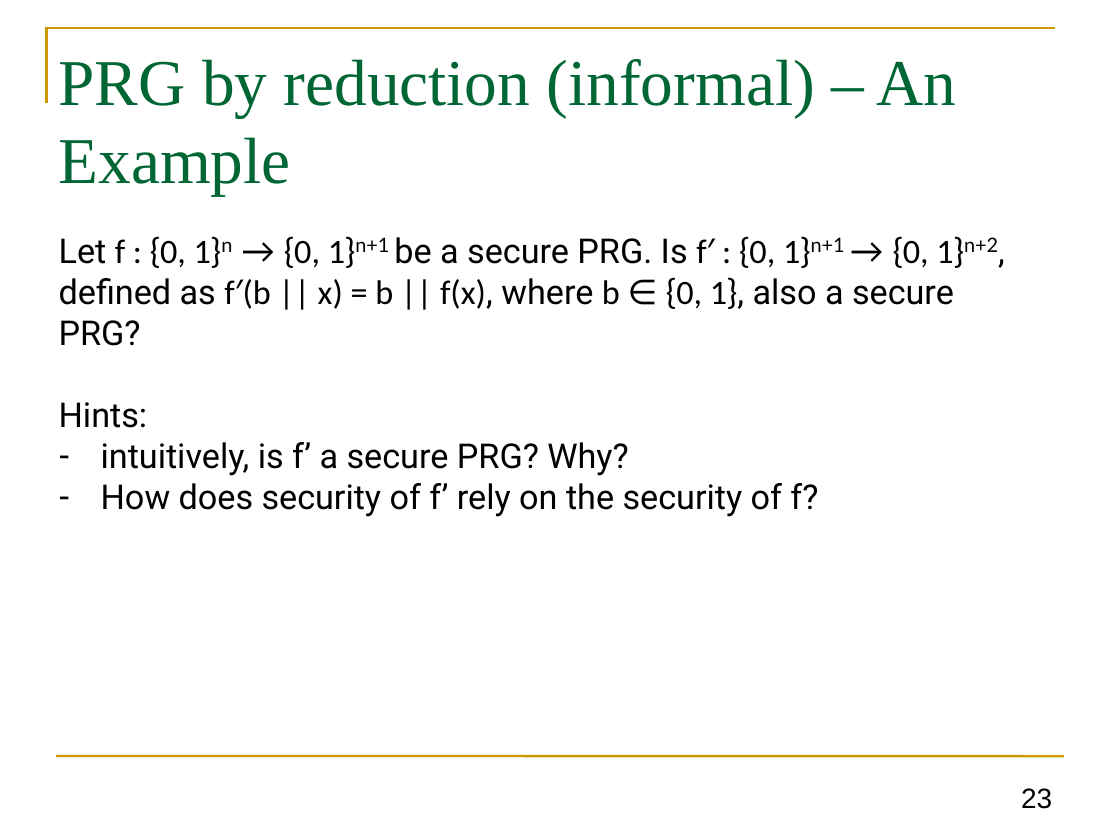
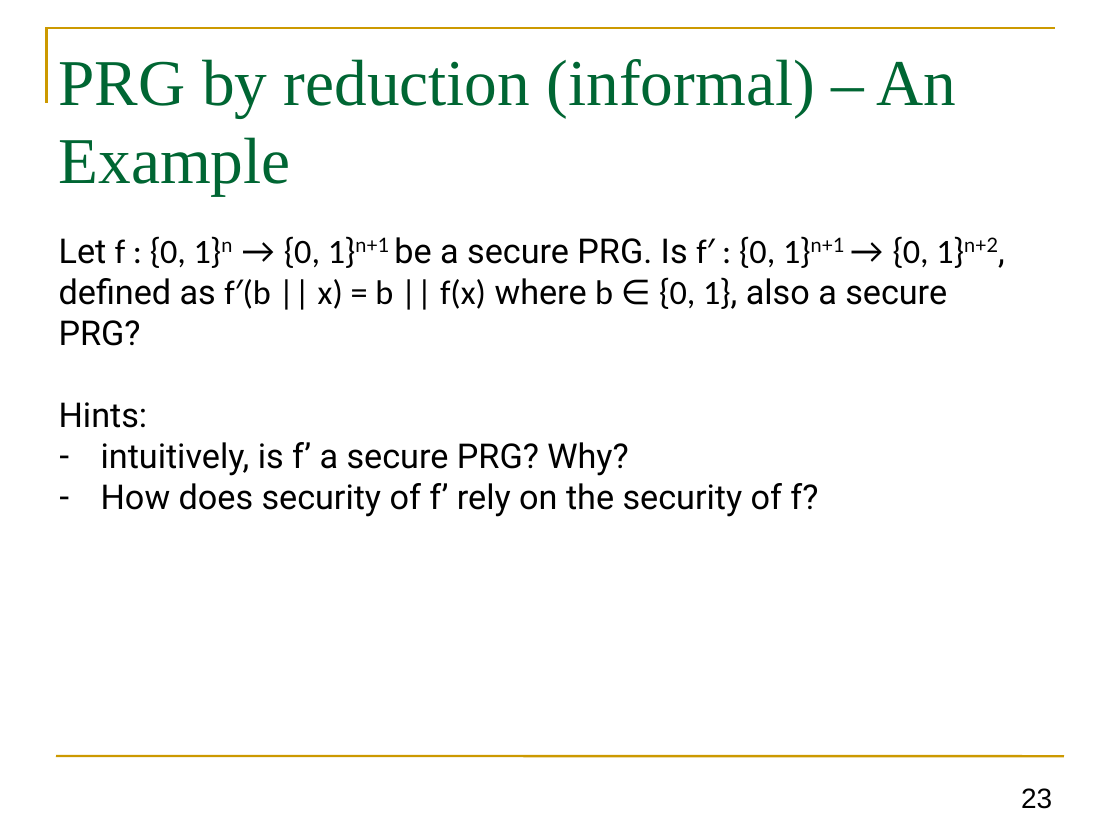
Before and after one commit to GhadaAlmashaqbeh/GhadaAlmashaqbeh.github.io, a slide deck: slide 23 of courses/cse3400-f2026/lecture3.pptx. Drawn at 1120x840 pixels with LibreOffice and Linux fonts; fonts in the diff are those of the drawing. Boxes give left, top, right and bottom in pixels: in the first picture for what was removed or moved away, otherwise in the second. Text is boxed around its words. In the diff, an @@ line names an element or a change of style, - is before the commit and + after.

```diff
--- a/courses/cse3400-f2026/lecture3.pptx
+++ b/courses/cse3400-f2026/lecture3.pptx
@@ text at bbox=[59, 236, 998, 346]: text changed @@
-Let f : {0, 1}n → {0, 1}n+1 be a secure PRG. Is f′ : {0, 1}n+1 → {0, 1}n+2, defined as f′(b || x) = b || f(x), where b ∈ {0, 1}, also a secure PRG?
+Let f : {0, 1}n → {0, 1}n+1 be a secure PRG. Is f′ : {0, 1}n+1 → {0, 1}n+2, defined as f′(b || x) = b || f(x) where b ∈ {0, 1}, also a secure PRG?
```
Also in this commit, not shown: 19 other slides changed, 5 other files.
